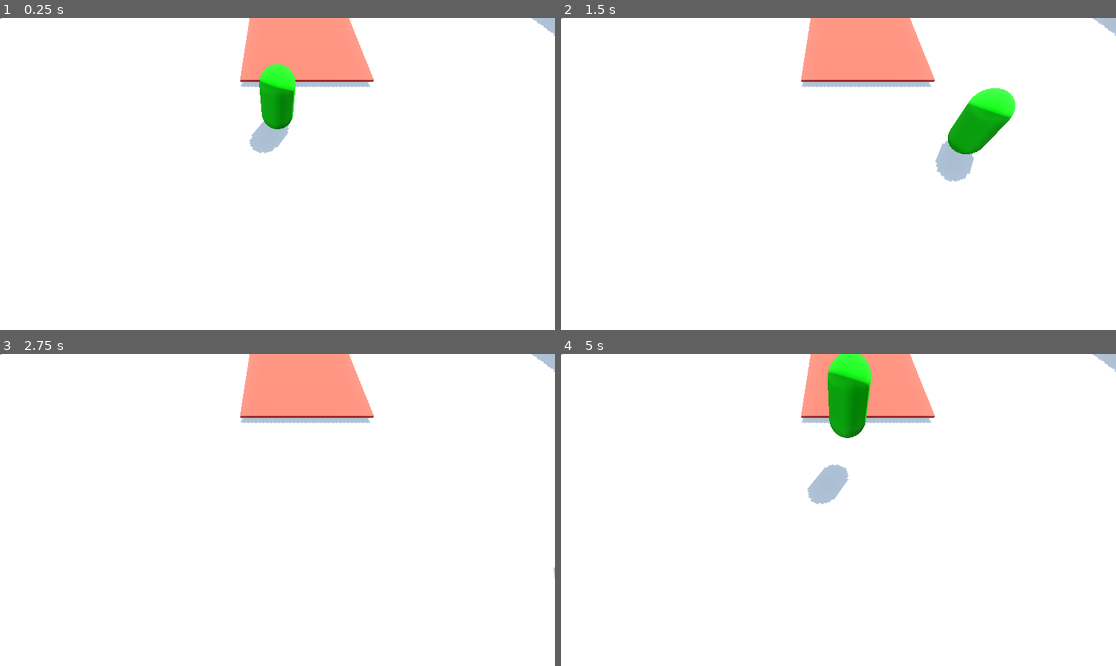
Above: before the commit, frames 1-4 (two rows, left to right).
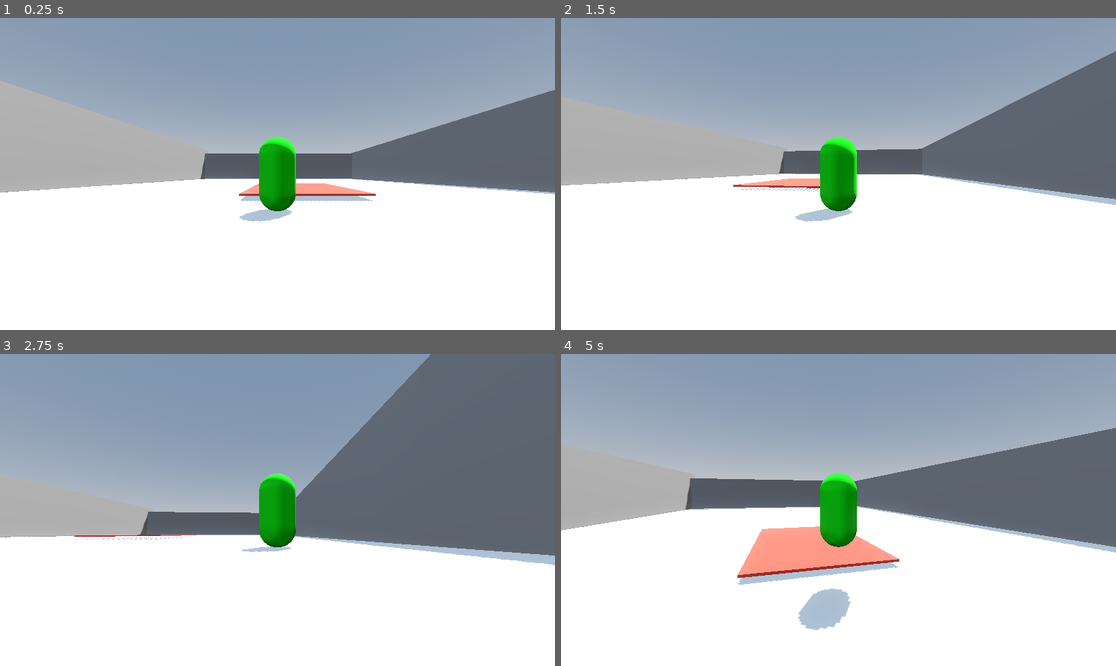
Above: after the commit, the same moments.

Repository: TylerPederson/effort
Game: Godot game, scene res://sandbox_level.tscn
Same seed, same stepped clock (60 frames per second), same inputs: the game is played once before the commit and once after it.
Inputs (mouse positions are in pixels of both pictures, inside the frame that each line leads up to):
- Up to frame 1 (0.25 s): no input
- Up to frame 2 (1.5 s): tap Enter (ui_accept) at 0.5, 0.77 s; move the mouse to (960, 158) at 0.52 s; hold Right (ui_right) 0.53-1.28 s; move the mouse to (727, 189) at 1.27 s; hold Down (ui_down) from 1.28 s (still down)
- Up to frame 3 (2.75 s): tap Enter (ui_accept) at 1.52 s; move the mouse to (333, 441) at 2.02 s; release Down (ui_down) at 2.03 s; hold Right (ui_right) from 2.03 s (still down)
- Up to frame 4 (5 s): move the mouse to (810, 572) at 2.77 s; release Right (ui_right) at 2.78 s; hold Up (ui_up) 2.78-3.53 s; tap Enter (ui_accept) at 3.02, 3.77, 4.52 s; move the mouse to (1005, 556) at 3.52 s; hold Left (ui_left) from 3.53 s (still down); tap Escape (ui_cancel) at 4.15 s; move the mouse to (672, 463) at 4.27 s

The runs differ from the first frame. In frame 1, 55% of the frame differs, in the area x 0-100%, y 0-66%; in frame 2, 54%; in frame 3, 61%, in the area x 0-100%, y 0-73%; in frame 4, 58%.

Commit message:
Adds Player Scene with Camera rotation and movement
Enables the player to move around the map with its own personal camera following it. The player can face up/down and left/right. Forward movement corresponds to the direction the player is facing.
Mouse locks/unlocks with 'ui_cancel' (escape key currently)

Diff:
--- a/player.gd
+++ b/player.gd
@@ -1,11 +1,27 @@
 extends CharacterBody3D
 
 
-const SPEED = 5.0
+const SPEED = 400.0
 const JUMP_VELOCITY = 4.5
 
+# Stores the x-y direction to rotate the player look direction
+var _look := Vector2.ZERO
+
+# mouse sensistivity should be low because it is in radians
+@export var mouse_sensitivity := 0.0008
+@export var min_look_boundary  = -60.0
+@export var max_look_boundary  = 10.0
+
+@onready var horizontal_pivot: Node3D = $HorizontalPivot
+@onready var vertical_pivot: Node3D = $HorizontalPivot/VerticalPivot
+
+# To properly move, the player camera needs the mouse to be captured
+func _ready() -> void:
+	Input.mouse_mode = Input.MOUSE_MODE_CAPTURED
 
 func _physics_process(delta: float) -> void:
+	frame_camera_rotation()
+
 	# Add the gravity.
 	if not is_on_floor():
 		velocity += get_gravity() * delta
@@ -14,15 +30,55 @@
 	if Input.is_action_just_pressed("ui_accept") and is_on_floor():
 		velocity.y = JUMP_VELOCITY
 
-	# Get the input direction and handle the movement/deceleration.
-	# As good practice, you should replace UI actions with custom gameplay actions.
-	var input_dir := Input.get_vector("ui_left", "ui_right", "ui_up", "ui_down")
-	var direction := (transform.basis * Vector3(input_dir.x, 0, input_dir.y)).normalized()
+	# Moves based on input keys and facing direction. Smoothly stops if no key is pressed
+	var direction := get_movement_direction()
 	if direction:
-		velocity.x = direction.x * SPEED
-		velocity.z = direction.z * SPEED
+		velocity.x = direction.x * SPEED * delta
+		velocity.z = direction.z * SPEED * delta
 	else:
-		velocity.x = move_toward(velocity.x, 0, SPEED)
-		velocity.z = move_toward(velocity.z, 0, SPEED)
+		velocity.x = move_toward(velocity.x, 0, SPEED * delta)
+		velocity.z = move_toward(velocity.z, 0, SPEED * delta)
 
 	move_and_slide()
+
+
+
+func _unhandled_input(event: InputEvent) -> void:
+	if Input.mouse_mode == Input.MOUSE_MODE_CAPTURED:
+		if event is InputEventMouseMotion:
+			_look += -event.relative * mouse_sensitivity
+
+	if event.is_action_pressed("ui_cancel"):
+		if Input.mouse_mode == Input.MOUSE_MODE_CAPTURED:
+			Input.mouse_mode = Input.MOUSE_MODE_VISIBLE
+		else:
+			Input.mouse_mode = Input.MOUSE_MODE_CAPTURED
+
+# Calculates the desired movement direction based on input direction and which way the player is facing
+func get_movement_direction() -> Vector3:
+	# global movement direction
+	var input_dir := Input.get_vector("ui_left", "ui_right", "ui_up", "ui_down")
+	var input_vector := Vector3(input_dir.x, 0, input_dir.y).normalized()
+	# transforms movement to be based on the horizontal facing direction
+	var direction := horizontal_pivot.global_transform.basis * input_vector
+	return direction
+
+
+# rotates pivot nodes to store how much the player has rotated based on how much
+# the mouse moves  each from
+func frame_camera_rotation() -> void:
+	horizontal_pivot.rotate_y(_look.x)
+	vertical_pivot.rotate_x(_look.y)
+
+	# Prevent vertical look direction from looking up or down too much
+	vertical_pivot.rotation.x = clampf(
+		 vertical_pivot.rotation.x,
+		 deg_to_rad(min_look_boundary),
+		 deg_to_rad(max_look_boundary)
+		)
+
+	# Spring arm only needs to copy what the vertical pivot has already stored.
+	$SpringArm3D.global_transform = vertical_pivot.global_transform
+
+	# By this point, "used" all the difference accumulated in _look since last frame, reset for next accumulation
+	_look = Vector2.ZERO
--- /dev/null
+++ b/player.tscn
@@ -0,0 +1,34 @@
+[gd_scene load_steps=6 format=3 uid="uid://703h7fkmxdhp"]
+
+[ext_resource type="Script" uid="uid://8kckw4tfcpn5" path="res://player.gd" id="1_4flbx"]
+
+[sub_resource type="CapsuleMesh" id="CapsuleMesh_ram5n"]
+
+[sub_resource type="StandardMaterial3D" id="StandardMaterial3D_vg0gq"]
+albedo_color = Color(0.047058824, 0.9019608, 0, 1)
+
+[sub_resource type="CapsuleShape3D" id="CapsuleShape3D_mx8re"]
+
+[sub_resource type="SeparationRayShape3D" id="SeparationRayShape3D_4flbx"]
+
+[node name="Player" type="CharacterBody3D"]
+script = ExtResource("1_4flbx")
+
+[node name="PlayerBody" type="CSGMesh3D" parent="."]
+mesh = SubResource("CapsuleMesh_ram5n")
+material = SubResource("StandardMaterial3D_vg0gq")
+
+[node name="CollisionShape3D" type="CollisionShape3D" parent="."]
+shape = SubResource("CapsuleShape3D_mx8re")
+
+[node name="SpringArm3D" type="SpringArm3D" parent="."]
+transform = Transform3D(1, 0, 0, 0, 0.49999997, 0.86602545, 0, -0.86602545, 0.49999997, 0, 0, 0)
+shape = SubResource("SeparationRayShape3D_4flbx")
+spring_length = 5.5
+
+[node name="Camera3D" type="Camera3D" parent="SpringArm3D"]
+transform = Transform3D(1, 0, 0, 0, 1.0000001, 0, 0, 0, 1.0000001, 0, 0, 0)
+
+[node name="HorizontalPivot" type="Node3D" parent="."]
+
+[node name="VerticalPivot" type="Node3D" parent="HorizontalPivot"]
--- a/sandbox_level.tscn
+++ b/sandbox_level.tscn
@@ -1,6 +1,6 @@
-[gd_scene load_steps=10 format=3 uid="uid://blgnpk61vbef4"]
+[gd_scene load_steps=7 format=3 uid="uid://blgnpk61vbef4"]
 
-[ext_resource type="Script" uid="uid://8kckw4tfcpn5" path="res://player.gd" id="1_s6xw7"]
+[ext_resource type="PackedScene" uid="uid://703h7fkmxdhp" path="res://player.tscn" id="1_s6xw7"]
 
 [sub_resource type="ProceduralSkyMaterial" id="ProceduralSkyMaterial_s6xw7"]
 sky_horizon_color = Color(0.66224277, 0.6717428, 0.6867428, 1)
@@ -19,13 +19,6 @@
 
 [sub_resource type="StandardMaterial3D" id="StandardMaterial3D_xftbl"]
 albedo_color = Color(1, 0.26666668, 0.20392157, 1)
-
-[sub_resource type="CapsuleMesh" id="CapsuleMesh_ram5n"]
-
-[sub_resource type="StandardMaterial3D" id="StandardMaterial3D_vg0gq"]
-albedo_color = Color(0.047058824, 0.9019608, 0, 1)
-
-[sub_resource type="CapsuleShape3D" id="CapsuleShape3D_mx8re"]
 
 [node name="SandboxLevel" type="Node3D"]
 
@@ -48,20 +41,8 @@
 use_collision = true
 size = Vector3(5.0776367, 0.0859375, 7.758789)
 
-[node name="Player" type="CharacterBody3D" parent="."]
-script = ExtResource("1_s6xw7")
-
-[node name="PlayerBody" type="CSGMesh3D" parent="Player"]
-transform = Transform3D(1, 0, 0, 0, 1, 0, 0, 0, 1, 0, 1.0000001, 0)
-mesh = SubResource("CapsuleMesh_ram5n")
-material = SubResource("StandardMaterial3D_vg0gq")
-
-[node name="CollisionShape3D" type="CollisionShape3D" parent="Player"]
-transform = Transform3D(1, 0, 0, 0, 1, 0, 0, 0, 1, 0, 1, 0)
-shape = SubResource("CapsuleShape3D_mx8re")
-
-[node name="Camera3D" type="Camera3D" parent="."]
-transform = Transform3D(1, 0, 0, 0, 0.52019, 0.8540505, 0, -0.8540505, 0.52019, 0, 5, 5)
+[node name="Player" parent="." instance=ExtResource("1_s6xw7")]
+transform = Transform3D(1, 0, 0, 0, 1, 0, 0, 0, 1, 0, 1.0036719, 0)
 
 [node name="wall1" type="CSGBox3D" parent="."]
 transform = Transform3D(0.99984723, 0.014876128, -0.009177065, -0.01480125, 0.99985707, 0.008174945, 0.009297351, -0.00803788, 0.9999245, 15.446389, 2.5910103, -8.927974)
